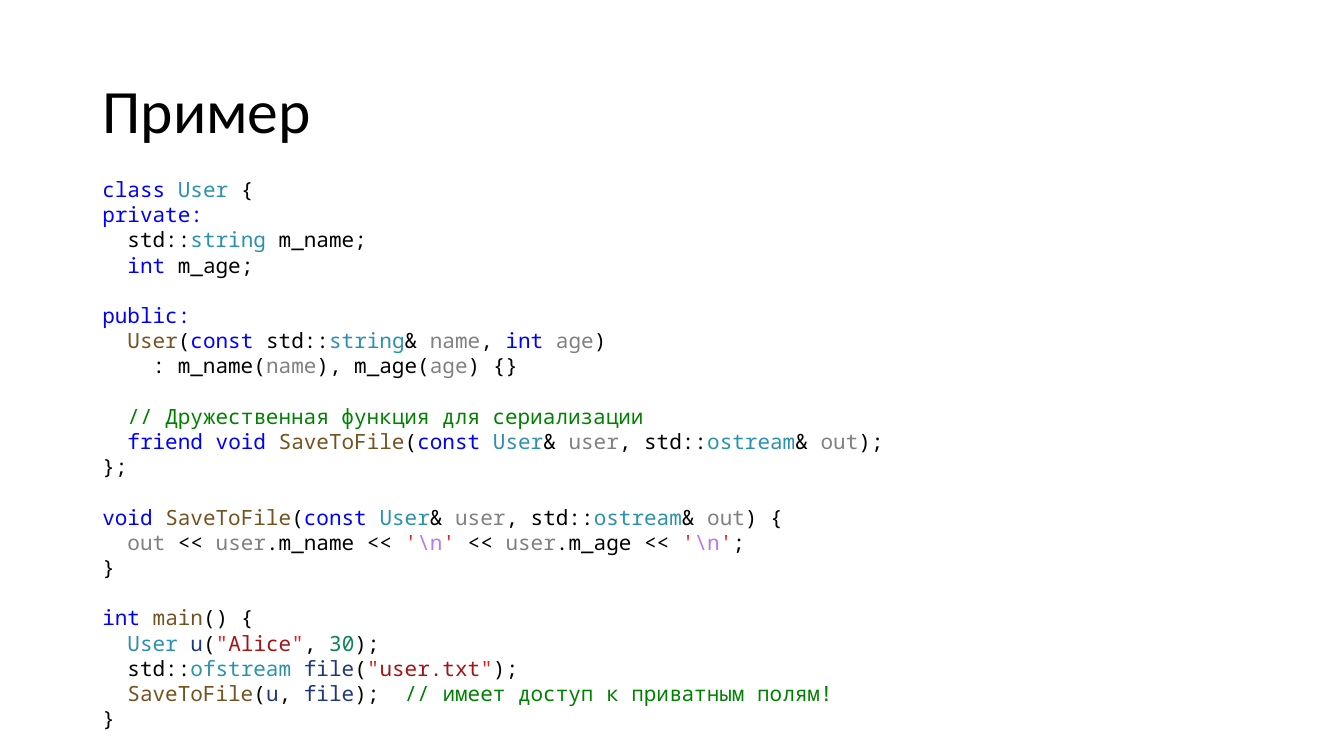
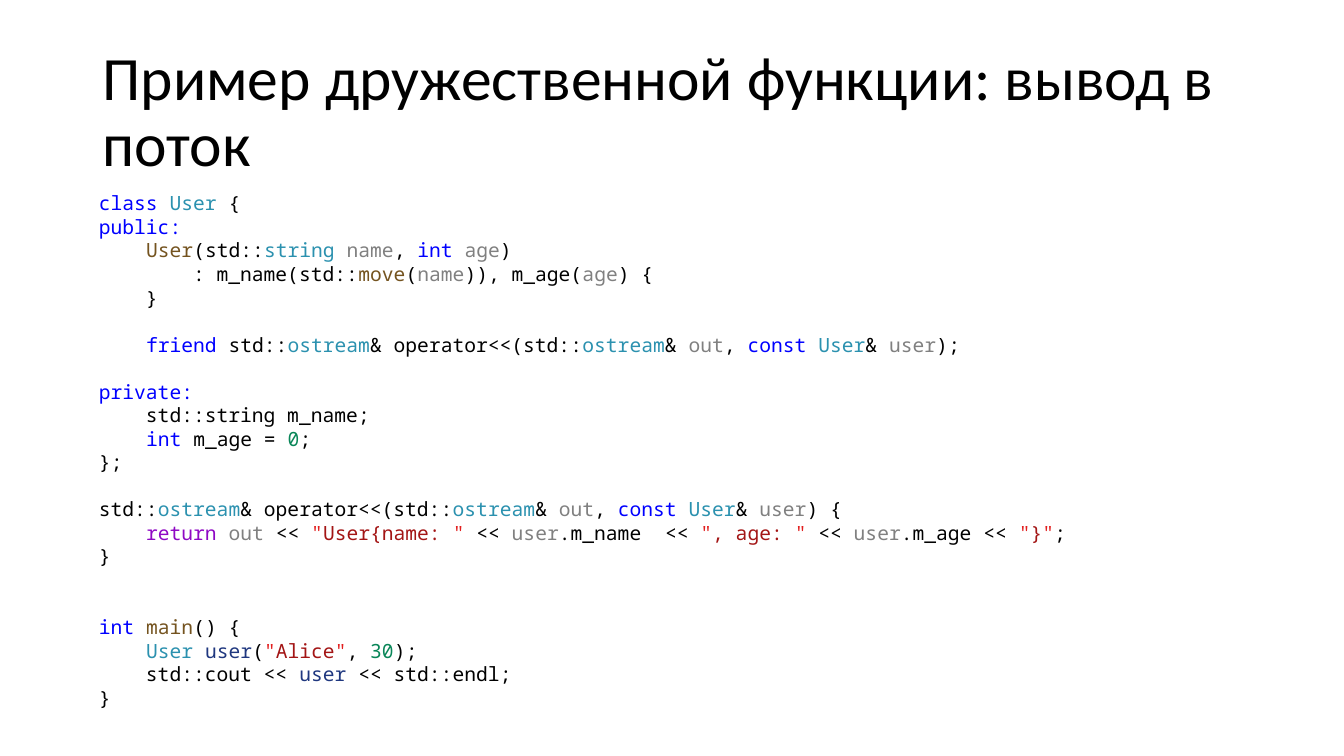
Before and after one commit to alexey-malov/oop, a slide deck: slide 4 of lectures/04/Дружественные функции и классы. Перегрузка операций.pptx (slide 3 before the commit). Drawn at 1344x756 pixels with LibreOffice and Linux fonts; fonts in the diff are those of the drawing. Boxes give left, top, right and bottom in pixels: in the first picture for what was removed or moved away, otherwise in the second. Text is boxed around its words. In the diff, an @@ line names an element or a change of style, - is before the commit and + after.

```diff
--- a/lectures/04/Дружественные функции и классы. Перегрузка операций.pptx
+++ b/lectures/04/Дружественные функции и классы. Перегрузка операций.pptx
@@ title at bbox=[102, 58, 1214, 167]: text changed @@
-Пример
+Пример дружественной функции: вывод в поток
@@ text "class User {": place and size @@
-text "class User {" at bbox=[102, 181, 884, 706]
+text "class User {" at bbox=[99, 195, 972, 684]
@@ text at bbox=[99, 195, 369, 637]: size 15 to 14 pt in "class User {", "private:", "std::string m_name;", "};" and 3 more places; text colour #2B91AF to #000000 in "std::string" @@
@@ text at bbox=[99, 219, 960, 357]: paragraphs added @@
+public:
+User(std::string name, int age)
+: m_name(std::move(name)), m_age(age) {
+}
+friend std::ostream& operator<<(std::ostream& out, const User& user);
@@ text at bbox=[146, 431, 312, 451]: text changed; size 15 to 14 pt @@
-int m_age;
-public:
-User(const std::string& name, int age)
-: m_name(name), m_age(age) {}
-// Дружественная функция для сериализации
-friend void SaveToFile(const User& user, std::ostream& out);
+int m_age = 0;
@@ text at bbox=[99, 501, 972, 545]: text changed; size 15 to 14 pt @@
-void SaveToFile(const User& user, std::ostream& out) {
-out << user.m_name << '\n' << user.m_age << '\n';
+std::ostream& operator<<(std::ostream& out, const User& user) {
+return out << "User{name: " << user.m_name << ", age: " << user.m_age << "}";
@@ text at bbox=[146, 643, 512, 684]: text changed; size 15 to 14 pt; text colour #008000 to #000000 @@
-User u("Alice", 30);
-std::ofstream file("user.txt");
-SaveToFile(u, file); // имеет доступ к приватным полям!
+User user("Alice", 30);
+std::cout << user << std::endl;
```
Also in this commit, not shown: 15 other slides changed, 8 slides added, 19 slides removed, 1 other file.
